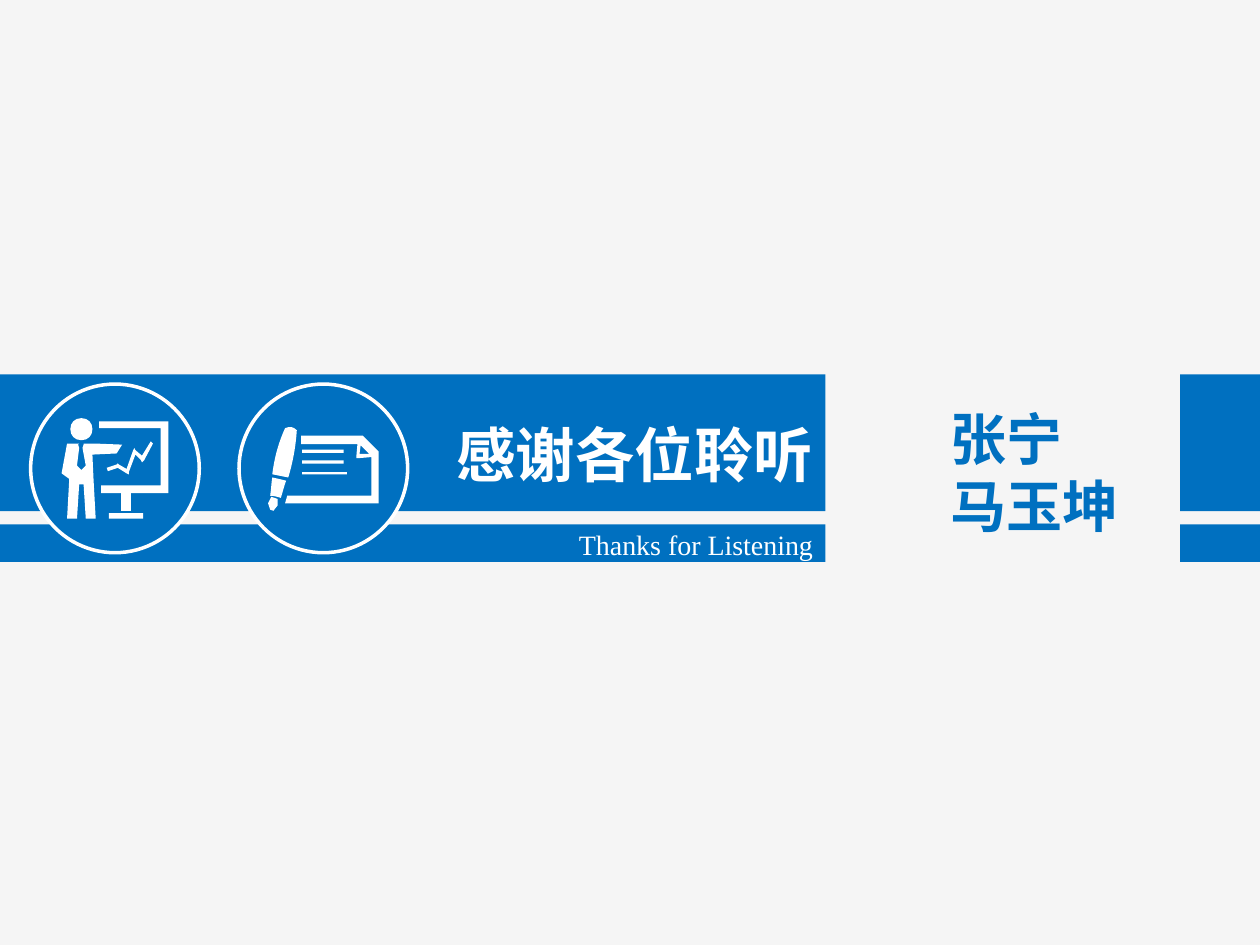
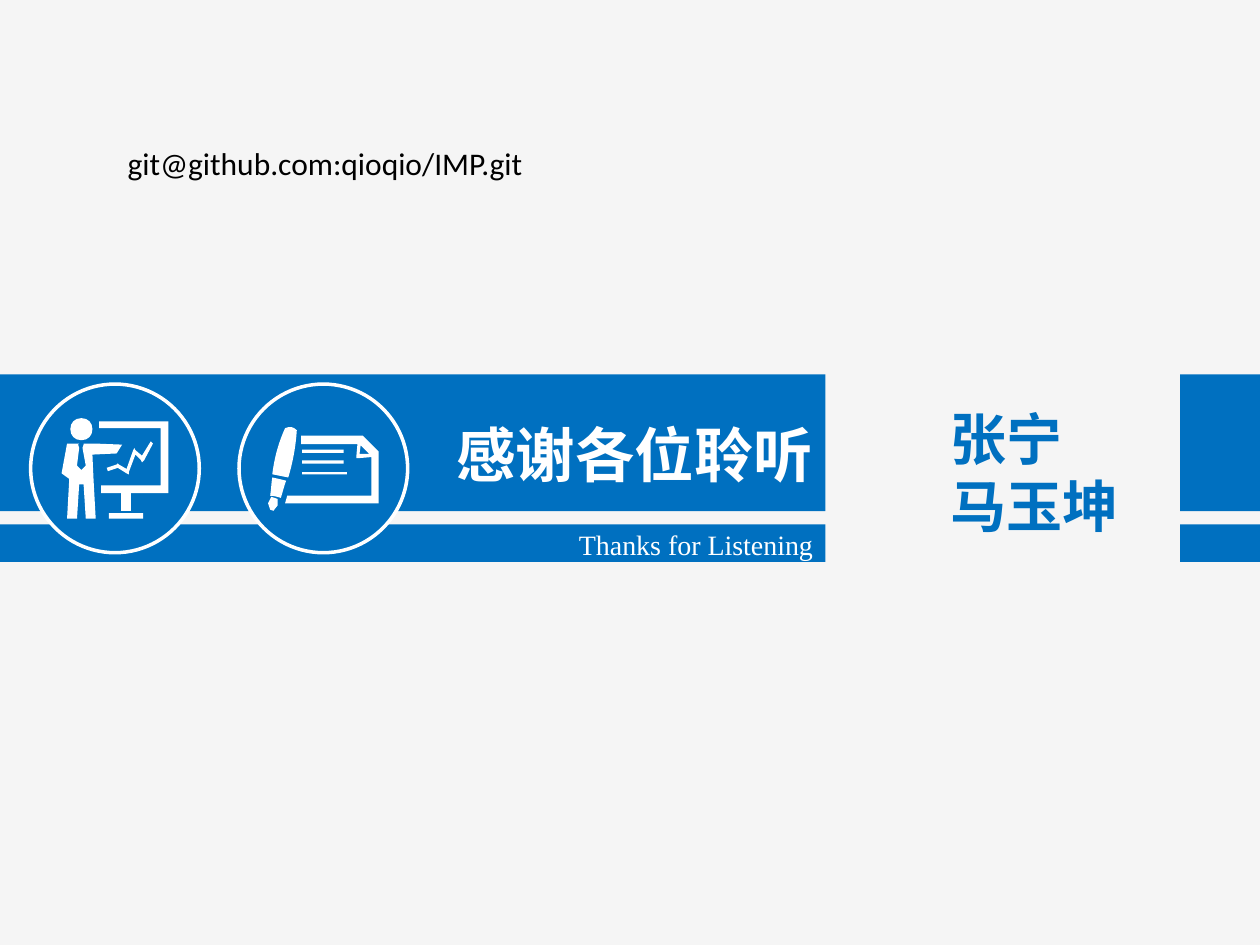
Before and after one commit to xuanhaochen94/IMP, a slide deck: slide 18 of 模式识别答辩.pptx (slide 13 before the commit). Drawn at 1260x945 pixels with LibreOffice and Linux fonts; fonts in the diff are those of the drawing. Boxes give left, top, right and bottom in pixels: in the first picture for what was removed or moved away, otherwise in the second. Text is boxed around its words. In the diff, an @@ line names an element or a change of style, - is before the commit and + after.

```diff
--- a/模式识别答辩.pptx
+++ b/模式识别答辩.pptx
@@ text added at (x1=128, y1=153, x2=523, y2=181), 18 pt, text #000000 @@
+git@github.com:qioqio/IMP.git
```
Also in this commit, not shown: 7 other slides changed, 5 slides added, 1 other file.
